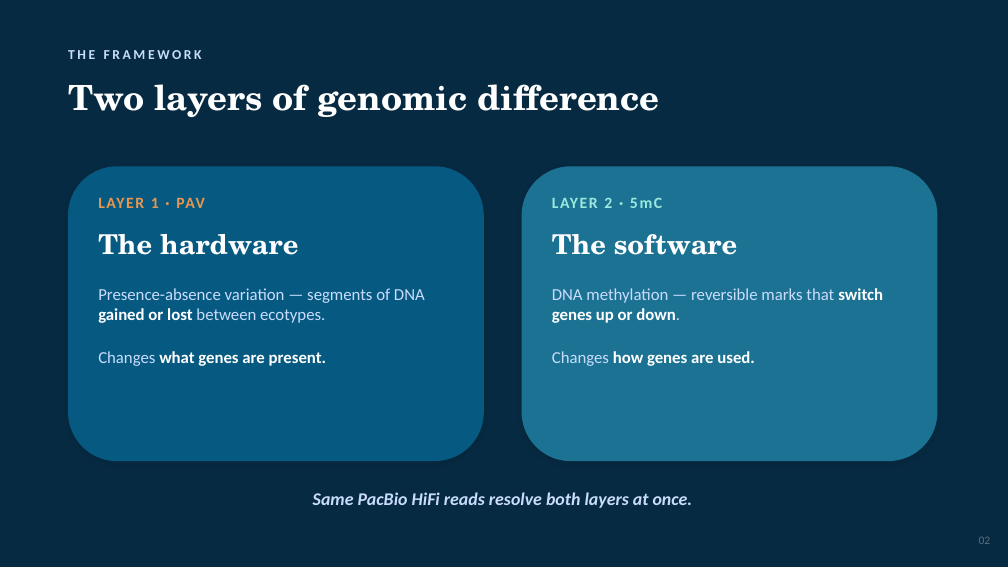
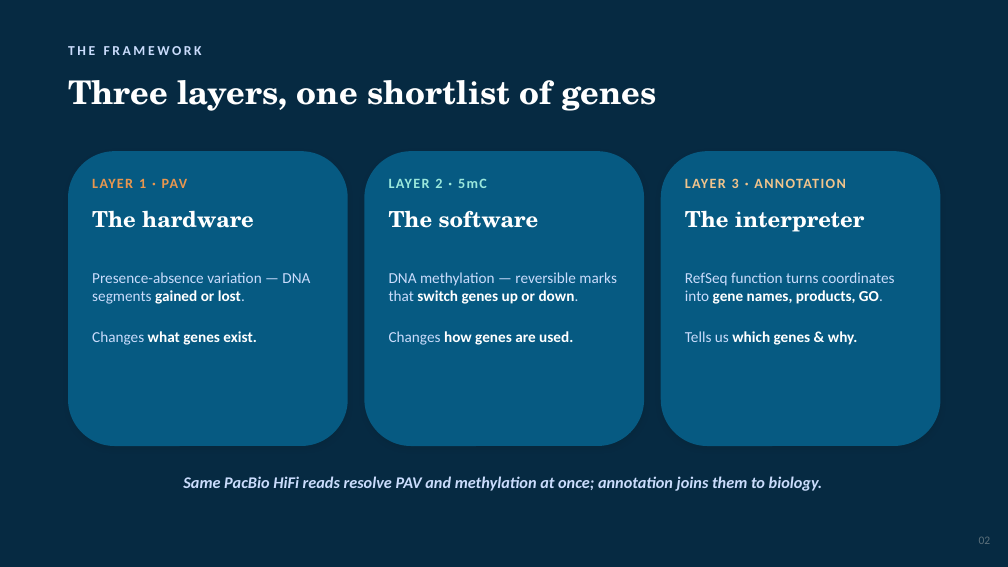
Before and after one commit to RobertsLab/project-lake-trout, a slide deck: slide 3 of output/deck/lake-trout-ecotypes-PAV-methylation.pptx. Drawn at 1008x567 pixels with LibreOffice and Linux fonts; fonts in the diff are those of the drawing. Boxes give left, top, right and bottom in pixels: in the first picture for what was removed or moved away, otherwise in the second. Text is boxed around its words. In the diff, an @@ line names an element or a change of style, - is before the commit and + after.

```diff
--- a/output/deck/lake-trout-ecotypes-PAV-methylation.pptx
+++ b/output/deck/lake-trout-ecotypes-PAV-methylation.pptx
@@ text "THE FRAMEWORK": place and size @@
-text "THE FRAMEWORK" at (68, 50, 202, 59)
+text "THE FRAMEWORK" at (68, 46, 202, 55)
@@ text at (68, 80, 656, 111): text changed; size 33 to 31 pt @@
-Two layers of genomic difference
+Three layers, one shortlist of genes
@@ rounded rectangle: place and size @@
-rounded rectangle at (68, 166, 484, 461)
+rounded rectangle at (68, 151, 348, 446)
@@ text "LAYER 1 · PAV": place and size @@
-text "LAYER 1 · PAV" at (98, 197, 204, 208)
+text "LAYER 1 · PAV" at (92, 178, 187, 188)
@@ text "LAYER 1 · PAV" at (92, 178, 187, 188): size 15 to 13.5 pt, letter spacing 1.5 to 1.3 pt @@
@@ rounded rectangle added at (364, 151, 644, 446), fill #065A82 @@
@@ text "LAYER 2 · 5mC" at (389, 179, 487, 188): size 15 to 13.5 pt, letter spacing 1.5 to 1.3 pt @@
@@ text "LAYER 2 · 5mC": place and size @@
-text "LAYER 2 · 5mC" at (604, 198, 612, 208)
+text "LAYER 2 · 5mC" at (389, 179, 487, 188)
@@ rounded rectangle: place and size @@
-rounded rectangle at (522, 166, 938, 461)
+rounded rectangle at (661, 151, 941, 446)
@@ rounded rectangle at (661, 151, 941, 446): fill #1C7293 to #065A82 @@
@@ text added at (685, 178, 845, 188), 13.5 pt, text #F1C48C, bold @@
+LAYER 3 · ANNOTATION
@@ text "The hardware": place and size @@
-text "The hardware" at (98, 234, 298, 255)
+text "The hardware" at (92, 210, 254, 228)
@@ text "The hardware" at (92, 210, 254, 228): size 26 to 21 pt @@
@@ text "The software" at (389, 210, 539, 228): size 26 to 21 pt @@
@@ text "The software": place and size @@
-text "The software" at (552, 234, 738, 255)
+text "The software" at (389, 210, 539, 228)
@@ text added at (685, 210, 864, 232), 21 pt, text #FFFFFF, bold @@
+The interpreter
@@ text "DNA methylation — reversible marks ...": place and size @@
-text "DNA methylation — reversible marks ..." at (552, 288, 883, 366)
+text "DNA methylation — reversible marks ..." at (389, 272, 617, 345)
@@ text "DNA methylation — reversible marks ..." at (389, 272, 617, 345): size 16 to 14.5 pt @@
@@ text at (92, 272, 310, 345): text changed; size 16 to 14.5 pt @@
-Presence-absence variation — segments of DNA gained or lost between ecotypes.
-Changes what genes are present.
+Presence-absence variation — DNA segments gained or lost.
+Changes what genes exist.
@@ text added at (685, 272, 895, 345), 14.5 pt, text #CADCFC @@
+RefSeq function turns coordinates into gene names, products, GO.
+Tells us which genes & why.
@@ text at (183, 476, 823, 491): text changed; size 17 to 15.5 pt @@
-Same PacBio HiFi reads resolve both layers at once.
+Same PacBio HiFi reads resolve PAV and methylation at once; annotation joins them to biology.
```
Also in this commit, not shown: 9 other slides changed, 4 slides added, 1 slide removed, 1 other file.
